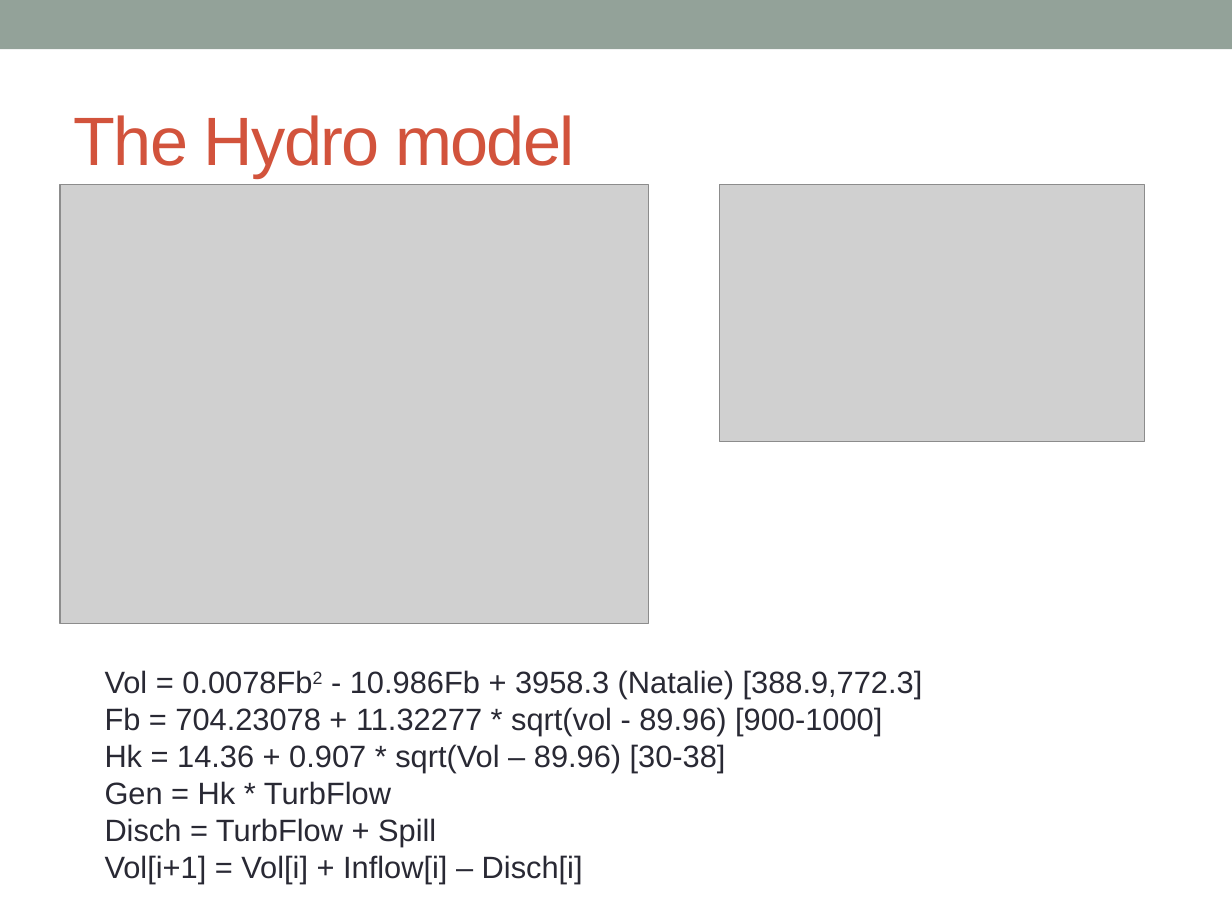
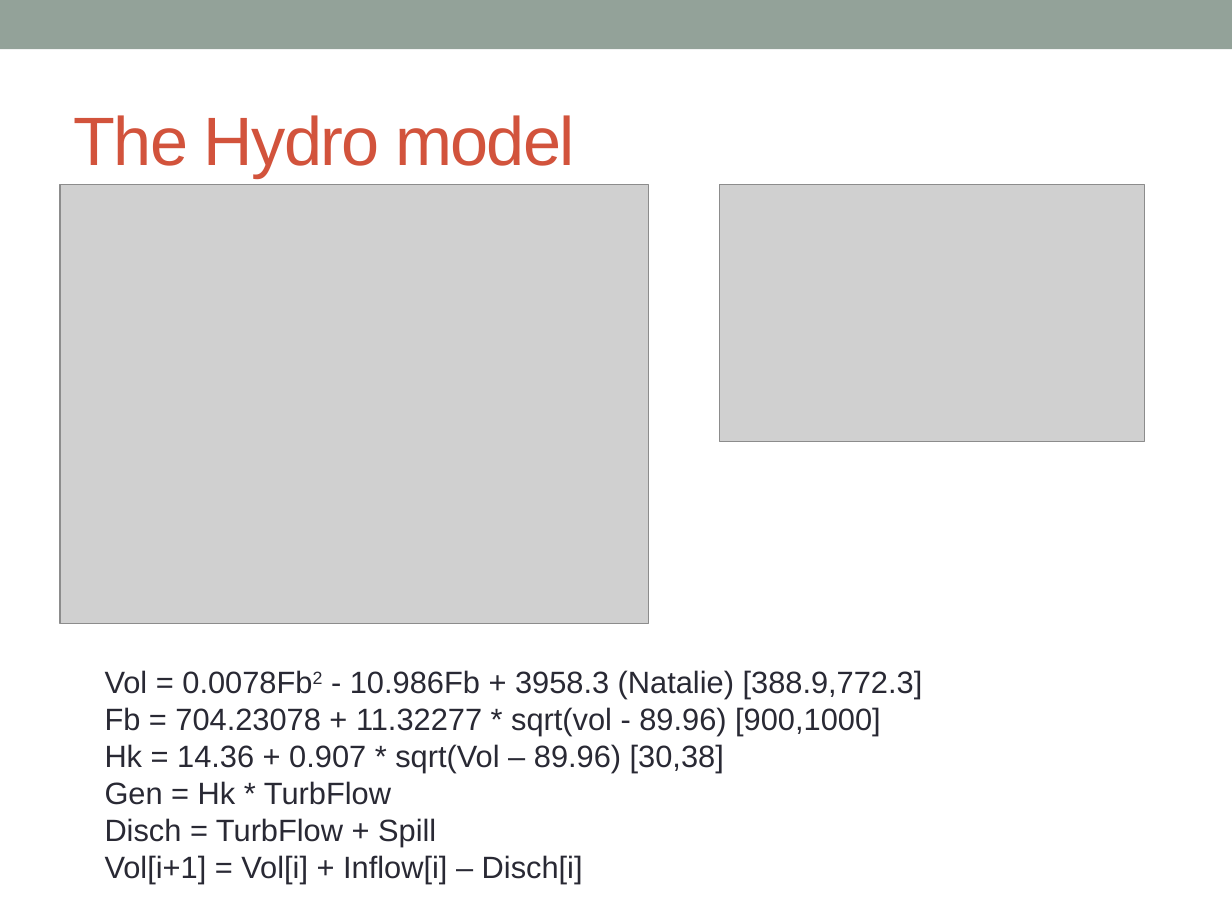
Before and after one commit to huzengjian/Swift-short-term-dispatch-model, a slide deck: slide 3 of Swift short term optimizer.pptx. Drawn at 1232x924 pixels with LibreOffice and Linux fonts; fonts in the diff are those of the drawing; grey boxes stand for pictures. Boxes give left, top, right and bottom in pixels: in the first picture for what was removed or moved away, otherwise in the second. Text is boxed around its words. In the diff, an @@ line names an element or a change of style, - is before the commit and + after.

```diff
--- a/Swift short term optimizer.pptx
+++ b/Swift short term optimizer.pptx
@@ text at box(105, 707, 880, 773): text changed @@
-Fb = 704.23078 + 11.32277 * sqrt(vol - 89.96) [900-1000]
-Hk = 14.36 + 0.907 * sqrt(Vol – 89.96) [30-38]
+Fb = 704.23078 + 11.32277 * sqrt(vol - 89.96) [900,1000]
+Hk = 14.36 + 0.907 * sqrt(Vol – 89.96) [30,38]
```
Also in this commit, not shown: 6 other slides changed.
